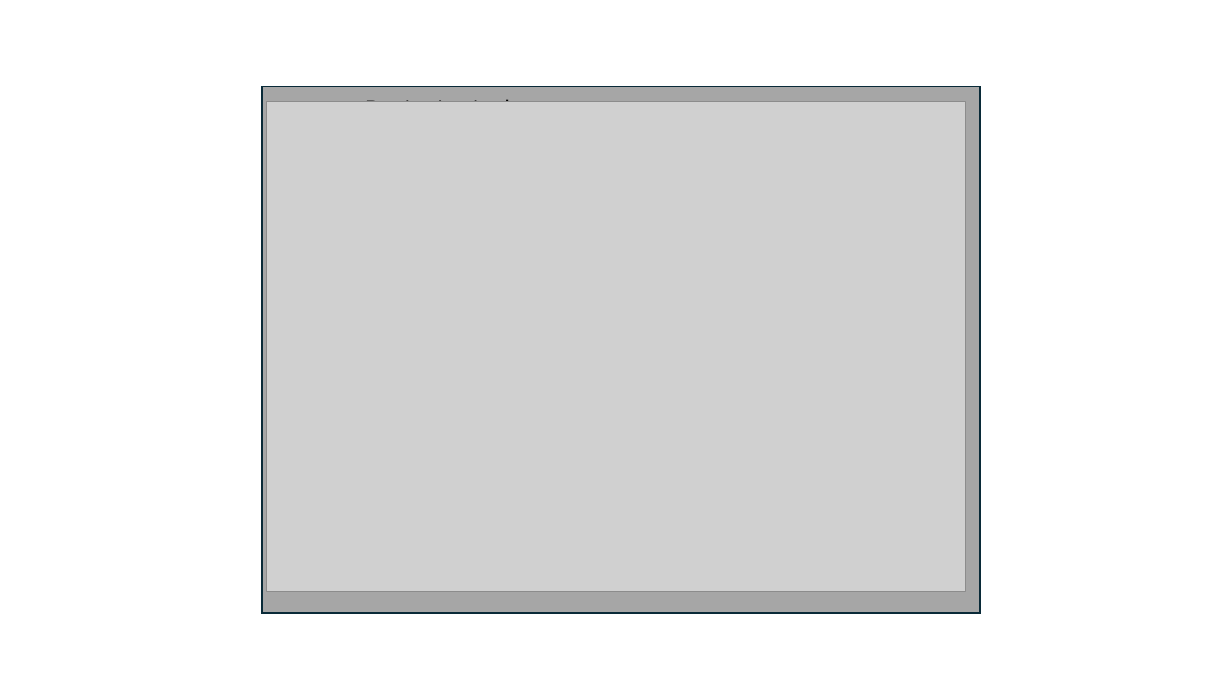
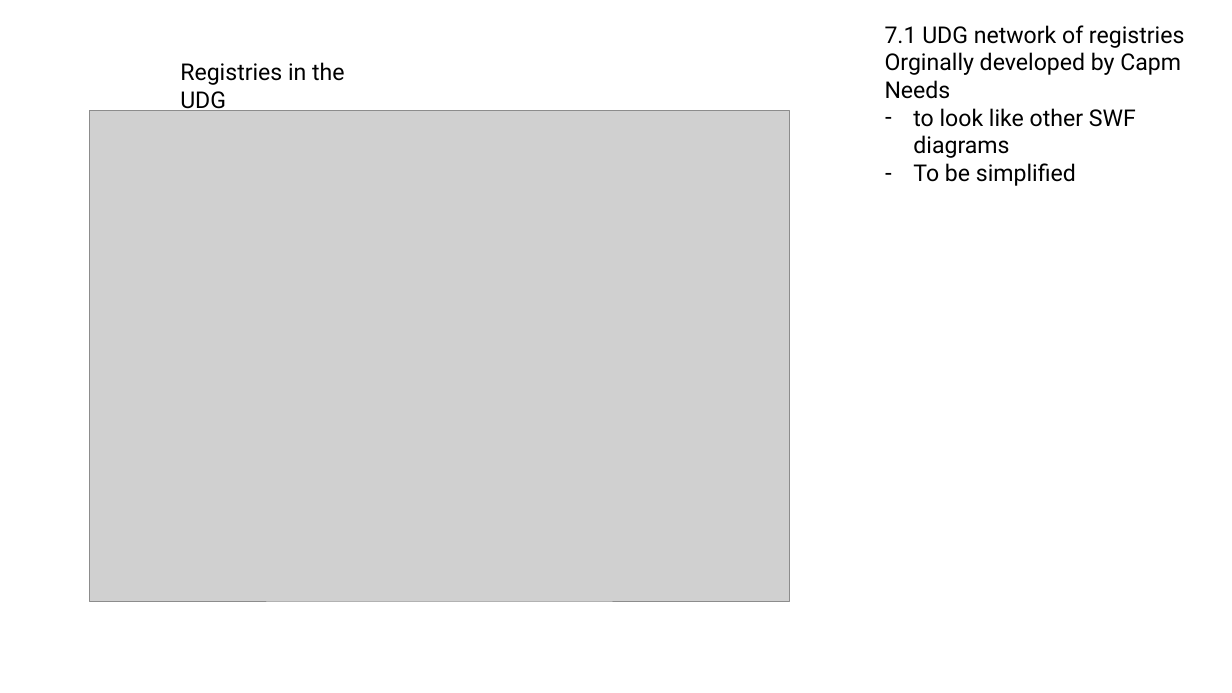
Before and after one commit to Spatial-Web-Foundation/UDG, a slide deck: slide 3 of UDG study diagrams.pptx. Drawn at 1232x693 pixels with LibreOffice and Linux fonts; fonts in the diff are those of the drawing; grey boxes stand for pictures. Boxes give left, top, right and bottom in pixels: in the first picture for what was removed or moved away, otherwise in the second. Text is boxed around its words. In the diff, an @@ line names an element or a change of style, - is before the commit and + after.

```diff
--- a/UDG study diagrams.pptx
+++ b/UDG study diagrams.pptx
@@ text added at [885, 25, 1184, 186], 18 pt, text #000000 @@
+7.1 UDG network of registries
+Orginally developed by Capm
+Needs
+– to look like other SWF diagrams
+– To be simplified
@@ text "Registries in the UDG" rewrapped from [365, 96, 530, 102] to [180, 62, 345, 113] @@
@@ rectangle removed at [262, 87, 981, 614] @@
@@ picture: place and size @@
-picture at [266, 102, 966, 592]
+picture at [90, 111, 789, 602]
```
Also in this commit, not shown: 3 other slides changed, 1 slide added, 1 slide removed, 14 other files.
